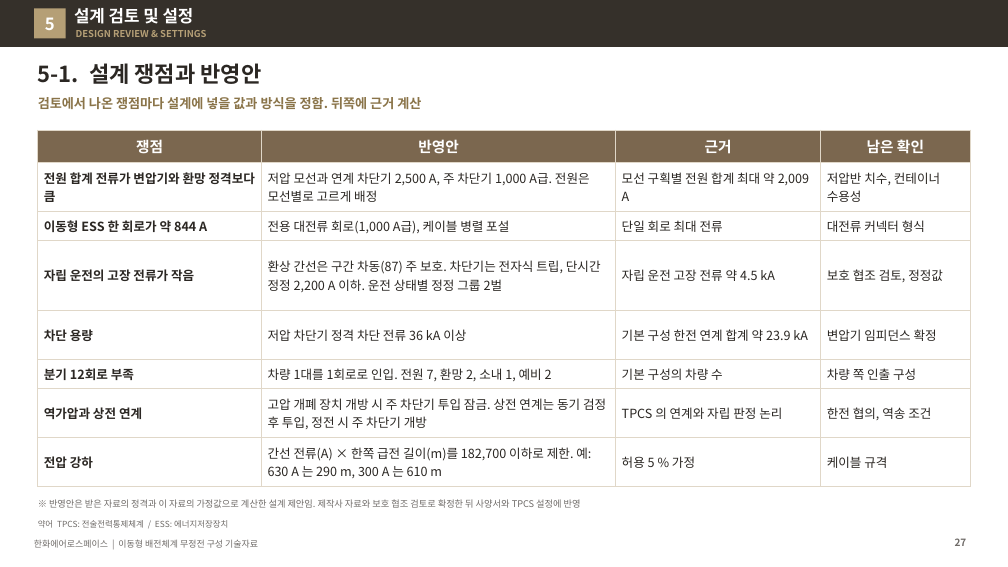
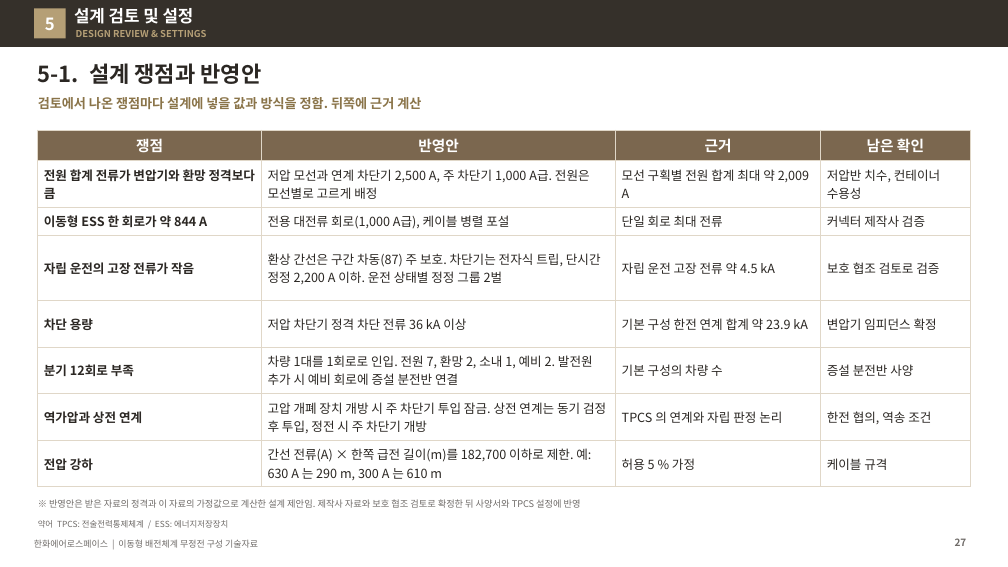
Before and after one commit to byunjd112-hue/headroom, a slide deck: slide 27 of mobile_ems/docs/out/IFPS_이동형배전체계_무정전구성_기술자료_Rev72.pptx. Drawn at 1008x567 pixels with LibreOffice and Linux fonts; fonts in the diff are those of the drawing. Boxes give left, top, right and bottom in pixels: in the first picture for what was removed or moved away, otherwise in the second. Text is boxed around its words. In the diff, an @@ line names an element or a change of style, - is before the commit and + after.

```diff
--- a/mobile_ems/docs/out/IFPS_이동형배전체계_무정전구성_기술자료_Rev72.pptx
+++ b/mobile_ems/docs/out/IFPS_이동형배전체계_무정전구성_기술자료_Rev72.pptx
@@ table at (38, 130, 970, 484) @@
-row 3, column 4: 대전류 커넥터 형식
+row 3, column 4: 커넥터 제작사 검증
-row 4, column 4: 보호 협조 검토, 정정값
+row 4, column 4: 보호 협조 검토로 검증
-row 6, column 2: 차량 1대를 1회로로 인입. 전원 7, 환망 2, 소내 1, 예비 2
+row 6, column 2: 차량 1대를 1회로로 인입. 전원 7, 환망 2, 소내 1, 예비 2. 발전원 추가 시 예비 회로에 증설 분전반 연결
-row 6, column 4: 차량 쪽 인출 구성
+row 6, column 4: 증설 분전반 사양
```
Also in this commit, not shown: 21 other slides changed, 6 slides added, 6 other files.
